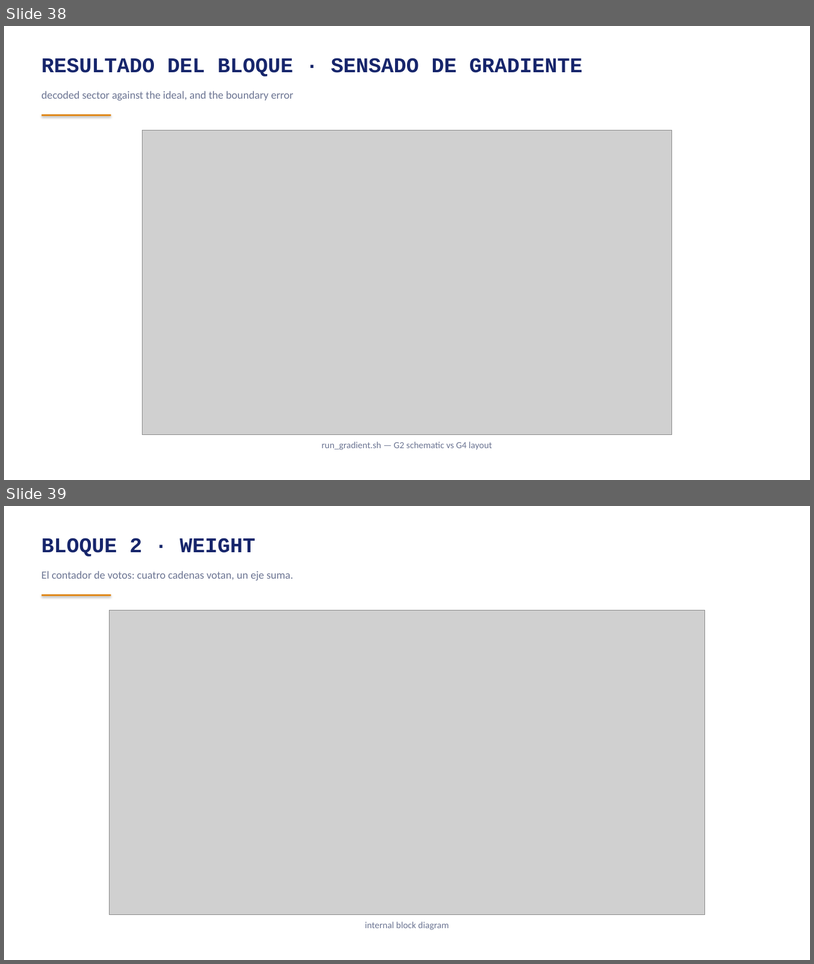
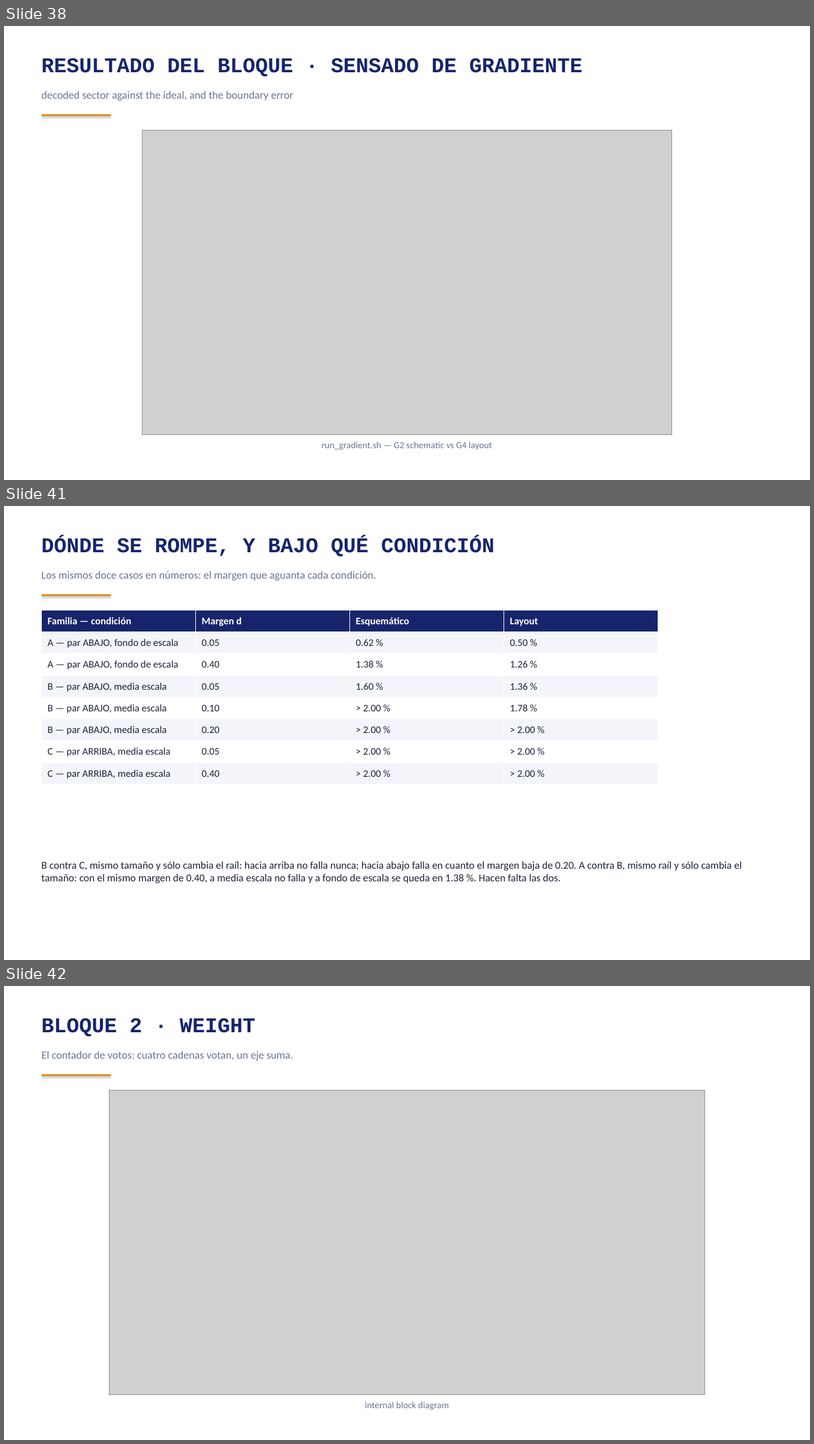
Before and after one commit to AnBuiUCI/sscs-2026-zotnetic, a slide deck: FINAL/reportes/reporte_zotnetic_ES.pptx. Shown one above the other, each under a label of ours: slides 38 and 39 before the commit, slides 38, 41 and 42 after it; the slides between them are not shown. The pictures are 814x964 and 814x1444 pixels, drawn with LibreOffice and Linux fonts; fonts in the diff are those of the drawing; grey boxes stand for pictures. Boxes give left, top, right and bottom in pixels: in the first picture for what was removed or moved away, otherwise in the second. Text is boxed around its words. In the diff, an @@ line names an element or a change of style, - is before the commit and + after.

```diff
--- a/FINAL/reportes/reporte_zotnetic_ES.pptx
+++ b/FINAL/reportes/reporte_zotnetic_ES.pptx
@@ slide 41 added at bbox=[4, 506, 810, 960], background #FFFFFF @@
@@ text added at bbox=[41, 537, 495, 556], 25 pt, text #16256B, bold @@
+DÓNDE SE ROMPE, Y BAJO QUÉ CONDICIÓN
@@ text added at bbox=[41, 571, 377, 580], 13 pt, text #6B7492 @@
+Los mismos doce casos en números: el margen que aguanta cada condición.
@@ rectangle added at bbox=[42, 594, 111, 596], fill #E08A1E @@
@@ table added at bbox=[42, 610, 659, 784], 8 rows, 4 columns @@
+Familia — condición | Margen d | Esquemático | Layout
+A — par ABAJO, fondo de escala | 0.05 | 0.62 % | 0.50 %
+A — par ABAJO, fondo de escala | 0.40 | 1.38 % | 1.26 %
+B — par ABAJO, media escala | 0.05 | 1.60 % | 1.36 %
+B — par ABAJO, media escala | 0.10 | > 2.00 % | 1.78 %
+B — par ABAJO, media escala | 0.20 | > 2.00 % | > 2.00 %
+C — par ARRIBA, media escala | 0.05 | > 2.00 % | > 2.00 %
+C — par ARRIBA, media escala | 0.40 | > 2.00 % | > 2.00 %
@@ text added at bbox=[41, 861, 743, 883], 12.5 pt, text #1C2238 @@
+B contra C, mismo tamaño y sólo cambia el raíl: hacia arriba no falla nunca; hacia abajo falla en cuanto el margen baja de 0.20. A contra B, mismo raíl y sólo cambia el tamaño: con el mismo margen de 0.40, a media escala no falla y a fondo de escala se queda en 1.38 %. Hacen falta las dos.
@@ what was slide 39 is now slide 42 @@
```
Also in this commit, not shown: 2 other slides added, 21 other files.
